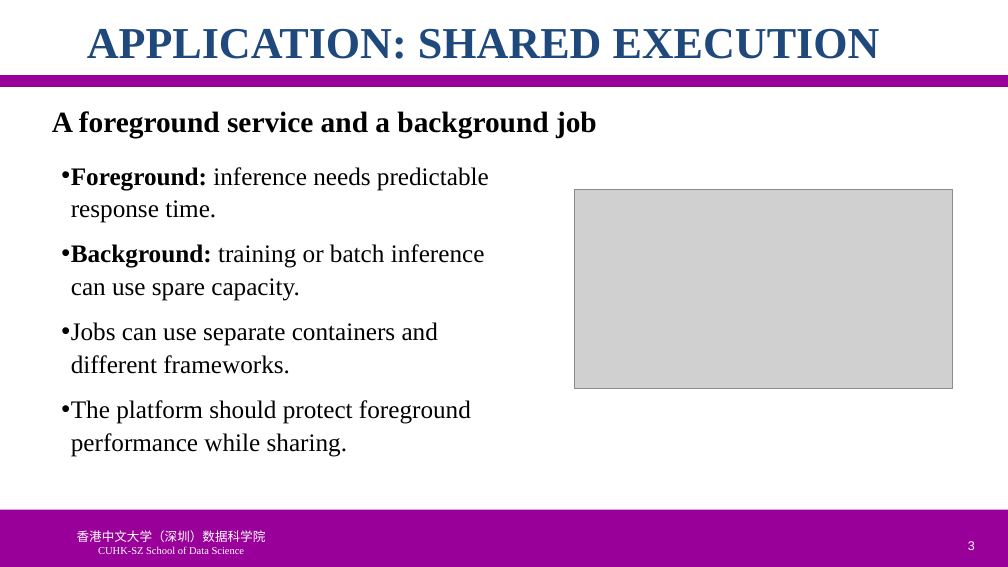
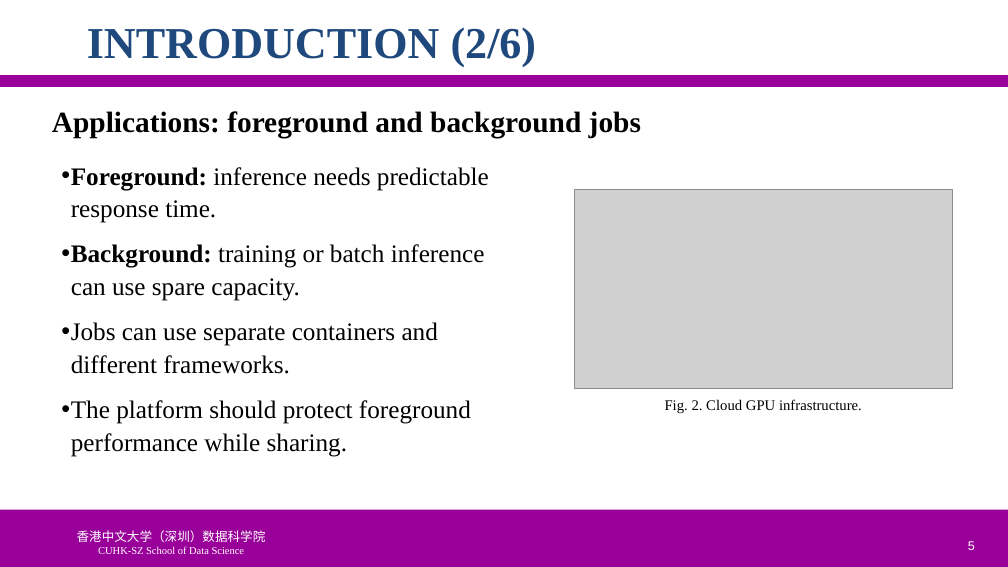
Before and after one commit to ychung1103/ychung1103.github.io, a slide deck: slide 5 of Slides/CSC6103/PPT/05-1110-徐昱玮-225040464.pptx (slide 3 before the commit). Drawn at 1008x567 pixels with LibreOffice and Linux fonts; fonts in the diff are those of the drawing; grey boxes stand for pictures; background and template pictures are left out. Boxes give left, top, right and bottom in pixels: in the first picture for what was removed or moved away, otherwise in the second. Text is boxed around its words. In the diff, an @@ line names an element or a change of style, - is before the commit and + after.

```diff
--- a/Slides/CSC6103/PPT/05-1110-徐昱玮-225040464.pptx
+++ b/Slides/CSC6103/PPT/05-1110-徐昱玮-225040464.pptx
@@ title at [87, 27, 537, 67]: text changed @@
-APPLICATION: SHARED EXECUTION
+INTRODUCTION (2/6)
@@ text at [52, 111, 641, 139]: text changed @@
-A foreground service and a background job
+Applications: foreground and background jobs
@@ text added at [665, 399, 862, 413], 14 pt, text #000000 @@
+Fig. 2. Cloud GPU infrastructure.
@@ page number at [968, 541, 975, 550]: text changed @@
-3
+5
```
Also in this commit, not shown: 26 other slides changed, 3 slides added.
